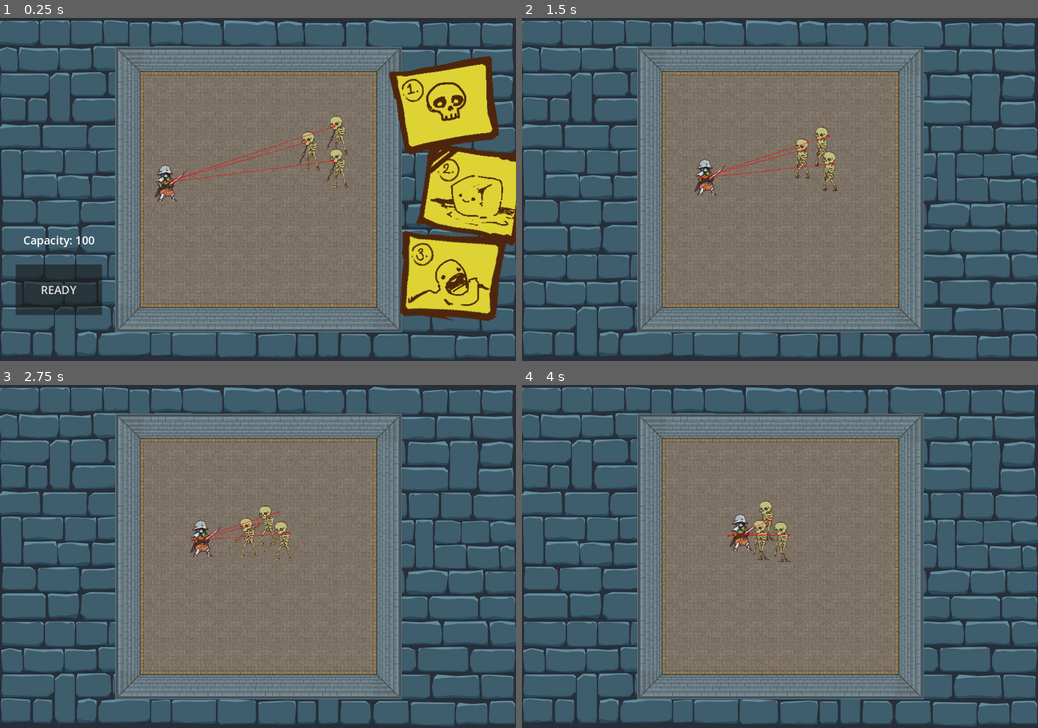
Above: before the commit, frames 1-4 (two rows, left to right).
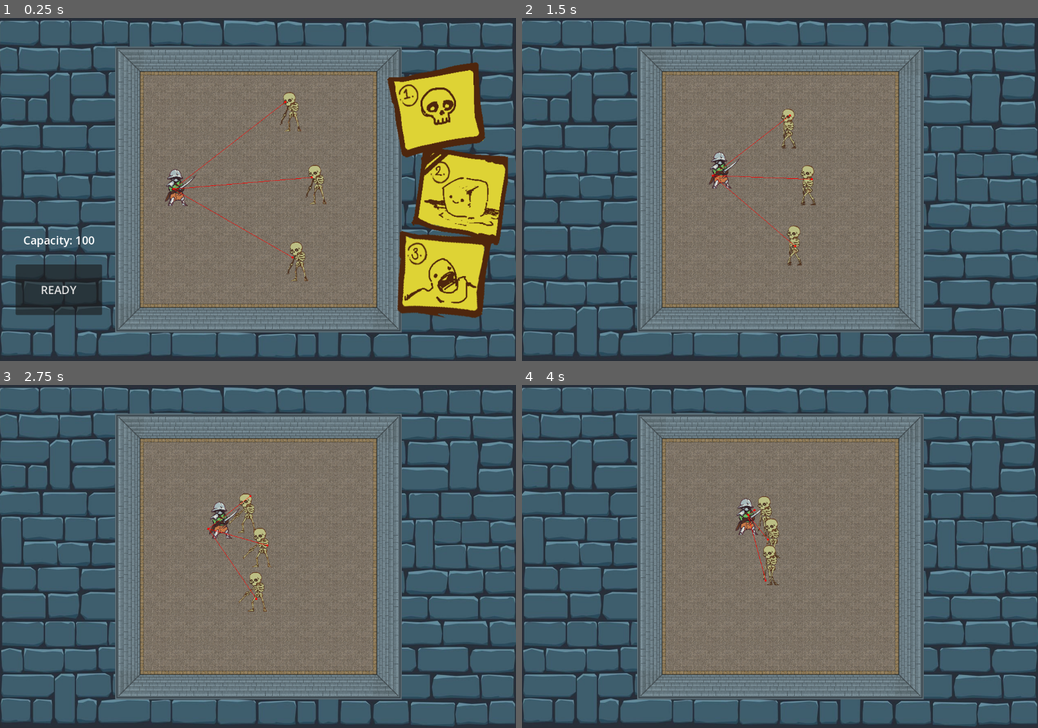
Above: after the commit, the same moments.

Repository: twobles/ecs-179-project-dungeon-dept
Game: Godot game, scene res://scenes/dungeon.tscn
The game is run twice, just before and just after one commit, with the same random seed, the same clock (stepped at 60 frames per second) and the same inputs.
Inputs (mouse positions are in pixels of both pictures, inside the frame that each line leads up to):
- Up to frame 1 (0.25 s): no input
- Up to frame 2 (1.5 s): click "READY" at 0.5 s; move the mouse to (893, 172) at 1.27 s; press the mouse at (893, 172) at 1.28 s
- Up to frame 3 (2.75 s): tap 1 (skeleton_select) at 1.55, 2.1 s; move the mouse to (154, 573) at 2.02 s; release the mouse at (154, 573) at 2.03 s; click (154, 573) at 2.3 s
- Up to frame 4 (4 s): move the mouse to (831, 481) at 2.77 s; press the mouse at (831, 481) at 2.78 s; tap 1 (skeleton_select) at 3.05 s; move the mouse to (754, 625) at 3.52 s; release the mouse at (754, 625) at 3.53 s; tap 2 (second_select) at 3.6 s; click (754, 625) at 3.8 s

The runs differ from the first frame. In frame 1, 9.1% of the frame differs, in the area x 30-100%, y 11-89%; in frame 2, 1.8%; in frame 3, 1.7%; in frame 4, 1.3%.

Commit message:
Changed build menu logic to factory pattern and new entities have target

Diff:
--- a/dungeon_dept/scenes/dungeon.tscn
+++ b/dungeon_dept/scenes/dungeon.tscn
@@ -131,39 +131,34 @@
 position = Vector2(255, 65)
 navigation_polygon = SubResource("NavigationPolygon_xlcvp")
 
-[node name="Knight" parent="Board" node_paths=PackedStringArray("target") instance=ExtResource("4_tktlv")]
-position = Vector2(366, 369)
-movement_speed = 2000.0
+[node name="Knight" parent="Board" node_paths=PackedStringArray("target") groups=["adventurers"] instance=ExtResource("4_tktlv")]
+position = Vector2(387, 383)
 target = NodePath("../Skeleton")
 
-[node name="Skeleton" parent="Board" node_paths=PackedStringArray("target") instance=ExtResource("7_4hihk")]
-position = Vector2(747, 243)
+[node name="Skeleton" parent="Board" node_paths=PackedStringArray("target") groups=["monsters"] instance=ExtResource("7_4hihk")]
+position = Vector2(637, 188)
 scale = Vector2(0.35, 0.35)
-movement_speed = 4000.0
 target = NodePath("../Knight")
 
-[node name="Skeleton2" parent="Board" node_paths=PackedStringArray("target") instance=ExtResource("7_4hihk")]
-position = Vector2(744, 320)
+[node name="Skeleton2" parent="Board" node_paths=PackedStringArray("target") groups=["monsters"] instance=ExtResource("7_4hihk")]
+position = Vector2(696, 357)
 scale = Vector2(0.35, 0.35)
-movement_speed = 3000.0
 target = NodePath("../Knight")
 
-[node name="Skeleton3" parent="Board" node_paths=PackedStringArray("target") instance=ExtResource("7_4hihk")]
-position = Vector2(681, 280)
+[node name="Skeleton3" parent="Board" node_paths=PackedStringArray("target") groups=["monsters"] instance=ExtResource("7_4hihk")]
+position = Vector2(653, 536)
 scale = Vector2(0.35, 0.35)
-movement_speed = 3000.0
 target = NodePath("../Knight")
 
-[node name="BuildMenu" type="Node2D" parent="."]
+[node name="BuildMenu" type="Node2D" parent="Board"]
 script = ExtResource("9_r383d")
-skeleton_icon_scene = ExtResource("7_4hihk")
 
-[node name="UI_test" type="Sprite2D" parent="BuildMenu"]
-position = Vector2(601, 371)
-scale = Vector2(1.18889, 1.18889)
+[node name="UI_test" type="Sprite2D" parent="Board/BuildMenu"]
+position = Vector2(628, 375)
+scale = Vector2(1.05399, 1.14722)
 texture = ExtResource("7_e3ojl")
 
-[node name="ReadyButton" type="Button" parent="BuildMenu"]
+[node name="ReadyButton" type="Button" parent="Board/BuildMenu"]
 offset_left = 35.0
 offset_top = 552.0
 offset_right = 228.0
@@ -171,14 +166,14 @@
 theme = SubResource("Theme_uouro")
 text = "READY"
 
-[node name="Boundary" type="ColorRect" parent="BuildMenu"]
+[node name="Boundary" type="ColorRect" parent="Board/BuildMenu"]
 offset_left = 321.0
 offset_top = 128.0
 offset_right = 833.0
 offset_bottom = 640.0
 color = Color(1, 1, 1, 0)
 
-[node name="Capacity" type="Label" parent="BuildMenu"]
+[node name="Capacity" type="Label" parent="Board/BuildMenu"]
 offset_left = 35.0
 offset_top = 452.0
 offset_right = 228.0
@@ -188,6 +183,6 @@
 horizontal_alignment = 1
 vertical_alignment = 1
 
-[connection signal="pressed" from="BuildMenu/ReadyButton" to="BuildMenu" method="_on_button_pressed"]
-[connection signal="mouse_entered" from="BuildMenu/Boundary" to="BuildMenu" method="_on_boundary_mouse_entered"]
-[connection signal="mouse_exited" from="BuildMenu/Boundary" to="BuildMenu" method="_on_boundary_mouse_exited"]
+[connection signal="pressed" from="Board/BuildMenu/ReadyButton" to="Board/BuildMenu" method="_on_button_pressed"]
+[connection signal="mouse_entered" from="Board/BuildMenu/Boundary" to="Board/BuildMenu" method="_on_boundary_mouse_entered"]
+[connection signal="mouse_exited" from="Board/BuildMenu/Boundary" to="Board/BuildMenu" method="_on_boundary_mouse_exited"]
--- /dev/null
+++ b/dungeon_dept/scripts/adventurer_factory.gd
@@ -0,0 +1,22 @@
+class_name AdventurerFactory
+extends Node
+
+enum AdventurerType {
+	KNIGHT,
+}
+
+var adventurer_paths = {
+	AdventurerType.KNIGHT: "res://scenes/knight.tscn"
+}
+
+var adventurer_cache = {}
+
+
+func spawn(adventurer_type: AdventurerType) -> Adventurer:
+	if adventurer_type in adventurer_paths:
+		if not adventurer_cache.has(adventurer_type):
+			adventurer_cache[adventurer_type] = load(str(adventurer_paths[adventurer_type]))
+		var adventurer_instance = (adventurer_cache[adventurer_type] as PackedScene).instantiate()
+		return adventurer_instance
+	else:
+		return null
--- a/dungeon_dept/scripts/build_menu.gd
+++ b/dungeon_dept/scripts/build_menu.gd
@@ -3,11 +3,6 @@
 
 # REPLACE SECOND_ICON_SCENE AND SECOND_ICON_INSTANCE WITH SECOND MONSTER
 # ALSO CAN ADD THIRD MONSTER WITH SAME LOGIC
-
-@export var skeleton_icon_scene:PackedScene  # Preload the Skeleton Icon scene
-#@export var second_icon_scene:PackedScene  # Preload the Skeleton Icon scene
-
-var skeleton_icon_instance:CharacterBody2D = null  # Reference to the currently spawned icon
 #var second_icon_instance:CharacterBody2D = null
 
 @onready var ui_test = $UI_test
@@ -15,11 +10,14 @@
 @onready var boundary = $Boundary
 @onready var capacity = $Capacity
 
-var is_dragging:bool = false  # Track if the icon is being dragged
-var is_inside_boundary:bool # Track if icon is inside boundary
-var is_ready:bool = false # Track if ready has been pressed
-var is_skeleton:bool = false # Track if last selected monster is skeleton
+var is_dragging: bool = false  # Track if the icon is being dragged
+var is_inside_boundary: bool # Track if icon is inside boundary
+var is_ready: bool = false # Track if ready has been pressed
+var is_skeleton: bool = false # Track if last selected monster is skeleton
 #var is_second:bool = false # Track if last selected monster is second
+
+var monster_icon: Sprite2D = null  # Reference to the currently spawned icon
+var monster_factory := MonsterFactory.new()
 
 
 func _on_button_pressed() -> void:
@@ -30,14 +28,15 @@
 
 
 func _input(event):
-	if is_ready == false and event.is_action_pressed("skeleton_select") and skeleton_icon_instance == null:
+	if is_ready == false and event.is_action_pressed("skeleton_select") and monster_icon == null:
 		_remove_current_icon()
 		var mouse_position = get_global_mouse_position()
-		skeleton_icon_instance = skeleton_icon_scene.instantiate() as CharacterBody2D
-		skeleton_icon_instance.scale = Vector2(0.35, 0.35)
+		monster_icon = Sprite2D.new()
+		monster_icon.texture = load("res://assets/skeleton2.png")
+		monster_icon.scale = Vector2(0.35, 0.35)
 
-		skeleton_icon_instance.position = mouse_position
-		add_child(skeleton_icon_instance)
+		monster_icon.position = mouse_position
+		add_child(monster_icon)
 		is_dragging = true
 		is_skeleton = true
 #		is_second = false
@@ -63,28 +62,36 @@
 			if is_skeleton:
 				if Autoscript.capacity - 6 < 0: # Capacity cap
 					return
+				var monster_instance := monster_factory.spawn(MonsterFactory.MonsterType.SKELETON)
+				monster_instance.scale = Vector2(0.35, 0.35)
+				monster_instance.position = get_global_mouse_position()
+				monster_instance.target = get_tree().get_nodes_in_group("adventurers").pick_random()
+				monster_instance.add_to_group("monsters")
+				get_parent().add_child(monster_instance)
 				Autoscript.capacity -= 6
+				_remove_current_icon()
 #			elif is_second:
 #				if Autoscript.capacity - 10 < 0:
 #					return
 #				Autoscript.capacity -= 10
 			is_dragging = false
-			skeleton_icon_instance = null
+			monster_icon = null
 #			second_icon_instance = null
 
 
-func _process(delta):
+func _process(_delta):
 	capacity.text = "Capacity: " + str(Autoscript.capacity)
-	if is_dragging and skeleton_icon_instance != null:
-		skeleton_icon_instance.position = get_global_mouse_position()
+	if is_dragging and monster_icon != null:
+		monster_icon.position = get_global_mouse_position()
 #	if is_dragging and second_icon_instance != null:
 #		second_icon_instance.position = get_global_mouse_position()
 
+
 # Function to remove icon when switching
 func _remove_current_icon():
-	if skeleton_icon_instance != null:
-		skeleton_icon_instance.queue_free()
-		skeleton_icon_instance = null
+	if monster_icon != null:
+		monster_icon.queue_free()
+		monster_icon = null
 #	if second_icon_instance != null:
 #		second_icon_instance.queue_free()
 #		second_icon_instance = null
--- a/dungeon_dept/scripts/entity.gd
+++ b/dungeon_dept/scripts/entity.gd
@@ -14,7 +14,7 @@
 }
 
 
-const DEFAULT_MOVE_VELOCITY: float = 300.0
+const DEFAULT_MOVE_VELOCITY: float = 3000.0
 
 
 @export var health: float = 100.0
--- /dev/null
+++ b/dungeon_dept/scripts/monster_factory.gd
@@ -0,0 +1,22 @@
+class_name MonsterFactory
+extends Node
+
+enum MonsterType {
+	SKELETON,
+}
+
+var monster_paths = {
+	MonsterType.SKELETON: "res://scenes/skeleton.tscn"
+}
+
+var monster_cache = {}
+
+
+func spawn(monster_type: MonsterType) -> Monster:
+	if monster_type in monster_paths:
+		if not monster_cache.has(monster_type):
+			monster_cache[monster_type] = load(str(monster_paths[monster_type]))
+		var monster_instance = (monster_cache[monster_type] as PackedScene).instantiate()
+		return monster_instance
+	else:
+		return null
